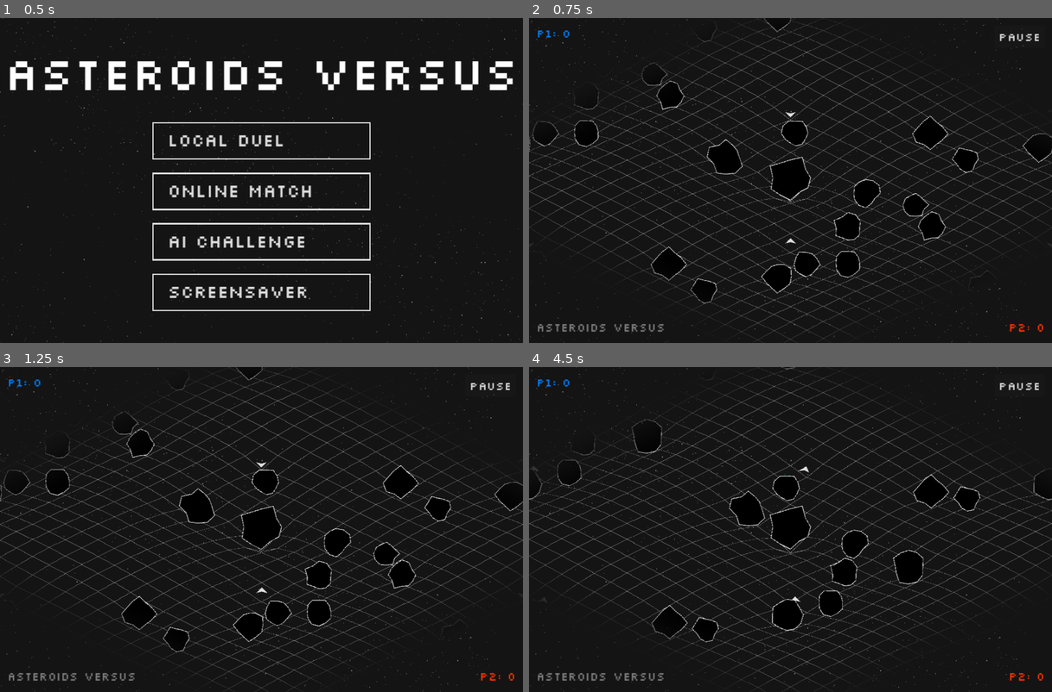
Above: before the commit, frames 1-4 (two rows, left to right).
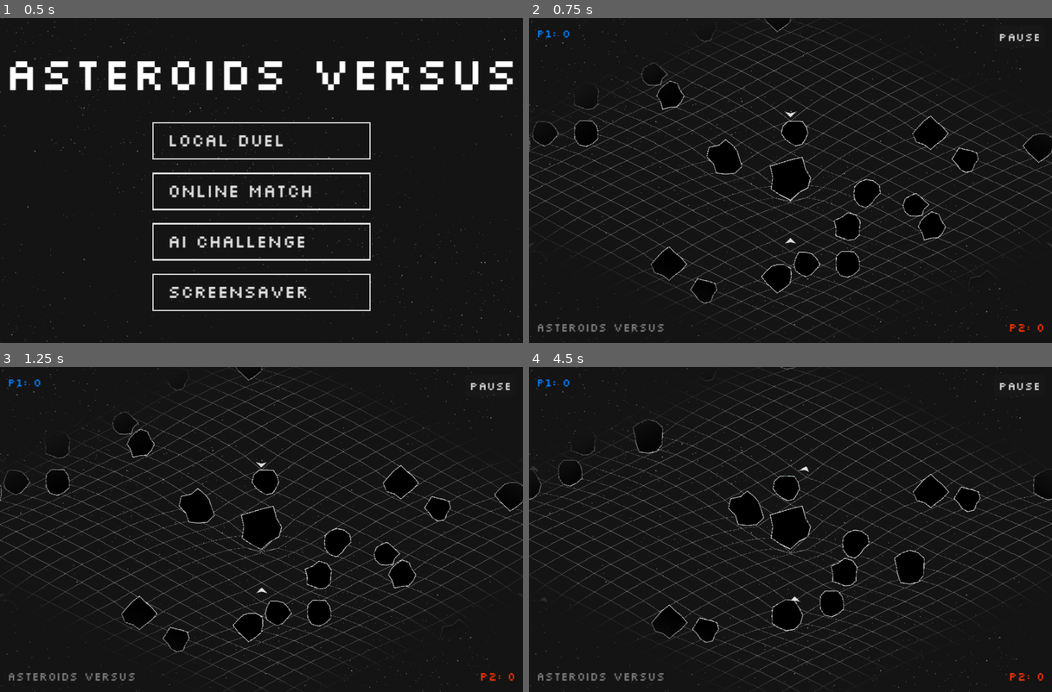
Above: after the commit, the same moments.

Repository: Jelterminator/Asteroids-Versus
Game: Godot game, scene res://MainMenu.tscn
Two runs of this game, one before a commit and one after it. Both use one fixed random seed, a clock stepped at 60 frames per second and the inputs below.
Inputs (mouse positions are in pixels of both pictures, inside the frame that each line leads up to):
- Up to frame 1 (0.5 s): no input
- Up to frame 2 (0.75 s): click (790, 141) at 0.5 s
- Up to frame 3 (1.25 s): no input
- Up to frame 4 (4.5 s): hold D 1.28-2.03 s; hold S 2.03-2.78 s; hold D 2.78-3.53 s; hold W 3.53-4.28 s; hold A from 4.28 s (still down)

Frame 1 is identical in both runs. In frame 2, 6.5% of the frame differs, in the area x 0-100%, y 0-100%; in frame 3, 0.6%; in frame 4, 1.5%.

Commit message:
The AI promised this would fix it
Here goes nothing

Diff:
--- a/Main.gd
+++ b/Main.gd
@@ -148,12 +148,12 @@
 func _create_player_sync(player_node: Node, authority_id: int):
 	var synchronizer = MultiplayerSynchronizer.new()
 	var config = SceneReplicationConfig.new()
-	config.add_property(^"pos")
-	config.add_property(^"p")
-	config.add_property(^"orientation")
-	config.add_property(^"ai_thrust")
-	config.add_property(^"ai_rot_dir")
-	config.add_property(^"ai_fire")
+	config.add_property(^":pos")
+	config.add_property(^":p")
+	config.add_property(^":orientation")
+	config.add_property(^":ai_thrust")
+	config.add_property(^":ai_rot_dir")
+	config.add_property(^":ai_fire")
 	synchronizer.replication_config = config
 	synchronizer.root_path = player_node.get_path()
 	synchronizer.set_multiplayer_authority(authority_id)
@@ -205,6 +205,7 @@
 	for i in range(num_asteroids):
 		var asteroid_mass = (masses[i] / total_random_weight) * total_target_mass
 		spawn_asteroid(asteroid_mass)
+		await get_tree().process_frame # Space out over frames for reliable UDP/WebRTC delivery
 
 
 
Not shown, changed: site/asteroids_versus.html
Not shown, changed: site/asteroids_versus.pck
